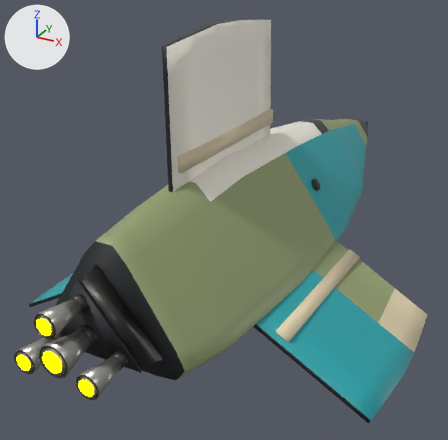
The glTF model ThoriumGap_JS/models/Ship_Standard_8.glb: old version first, new version second.
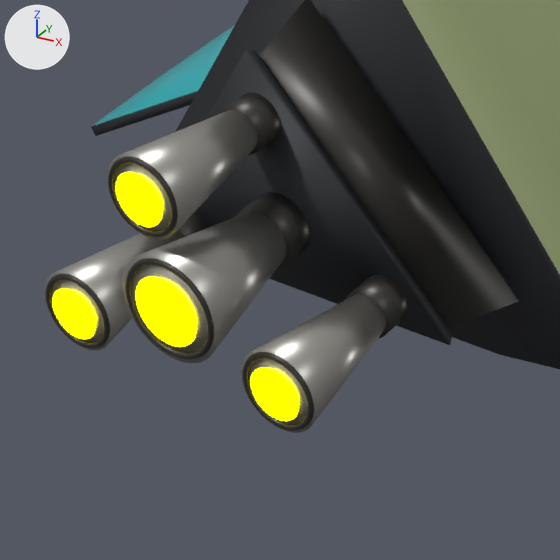
Old and new are each drawn whole from a 50 mm lens placed at (3.16, -6.96, 3.02), pointed at (-0.43, -0.45, -0.24) and again close up on the part from 0% to 39% of the width and 60% to 100% of the height. Arrows for +X, +Y and +Z are at upper left; the lights stay in place. The older version's two pictures come first. Where no turn or scale is listed for an object, it has been applied to the vertices.

The scene before the commit, as lines of its bpy script (objects in view):
```python
ob_enginebell_center_burnishednozzle = bpy.data.objects.new('EngineBell_Center_BurnishedNozzle', me_enginebell_center_burnishednozzle_mesh)
ob_enginebell_center_burnishednozzle.location = (0.0, -3.856, 0.0)
ob_engineblock_afttriangularintegratedmountplate = bpy.data.objects.new('EngineBlock_AftTriangularIntegratedMountPlate', me_engineblock_afttriangularintegratedmountplate_mesh)
ob_engineblock_afttriangularintegratedmountplate.location = (0.0, 0.0, 0.0)
ob_engineemitter = bpy.data.objects.new('EngineEmitter', me_engineemitter)
ob_engineemitter.location = (0.0, 0.0, 0.0)
# also in view: 'EngineThroat_Center_DarkSocket' at (0.0, -3.63, 0.0); 'EngineLip_Center_DarkRim' at (0.0, -4.04, 0.0); 'EngineLip_LowerRight_DarkRim' at (0.33, -4.04, -0.13); 'EngineLip_Dorsal_DarkRim' at (-0.04, -4.04, 0.32); 'EngineBell_LowerRight_BurnishedNozzle' at (0.33, -3.86, -0.13)
```
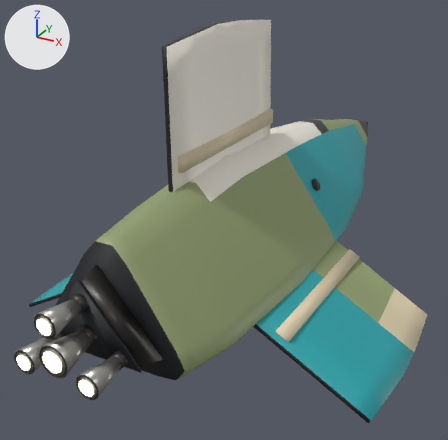
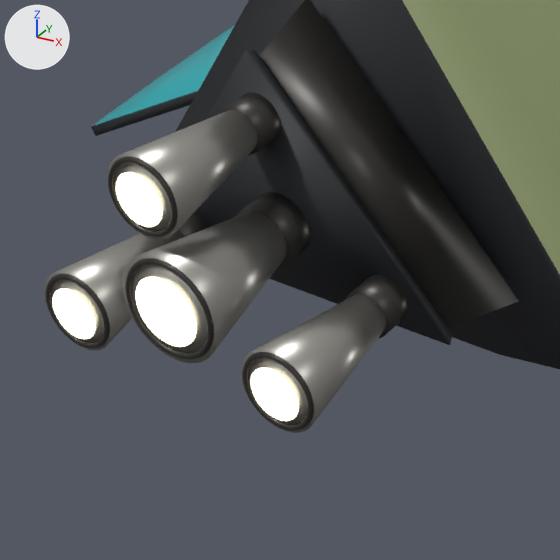
The edits, one by one:
In material 'EngineGlow' (mat_engineglow), emission_color goes from (1.0, 1.0, 0.0) (yellow #ffff00) to (0.62, 0.57, 0.4) (beige #cec7aa).

Changed parts and their boxes [x1, y1, x2, y2] in the close-ups (560 x 560 px):
'EngineEmitter', recoloured
    both: [52, 172, 299, 421]
